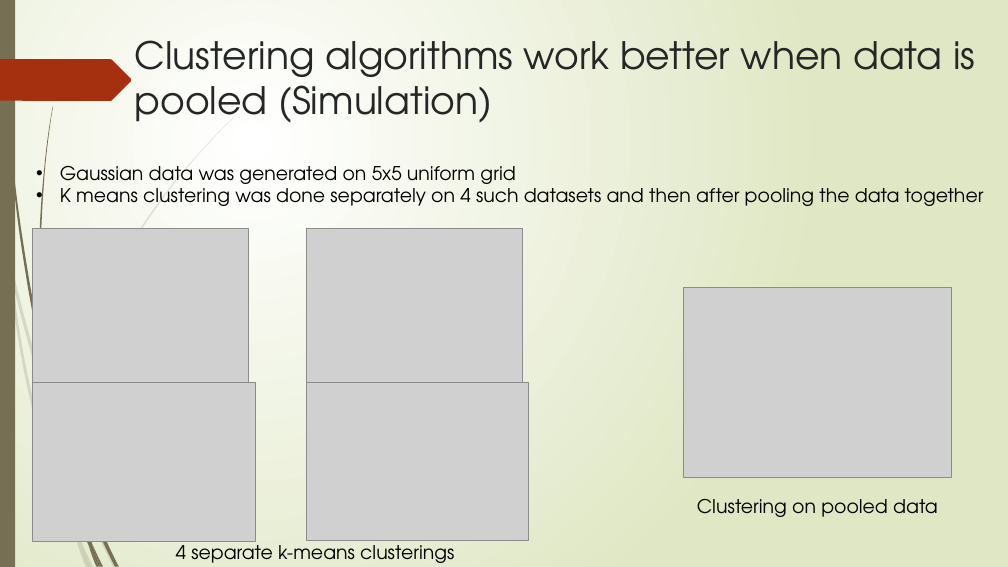
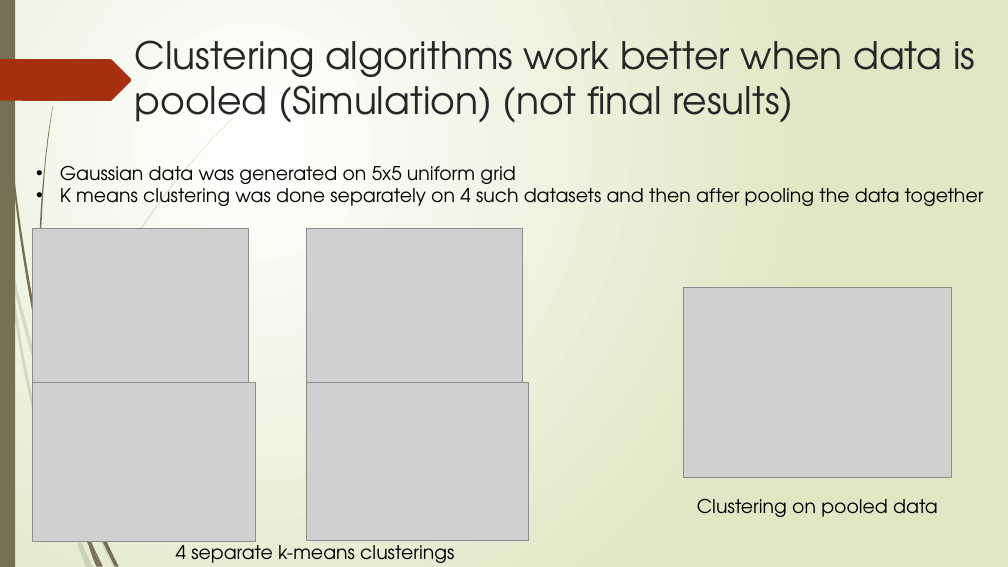
Before and after one commit to ajoshiusc/cortical_parcellation, a slide deck: slide 11 of docs/brain_sync.pptx. Drawn at 1008x567 pixels with LibreOffice and Linux fonts; fonts in the diff are those of the drawing; grey boxes stand for pictures. Boxes give left, top, right and bottom in pixels: in the first picture for what was removed or moved away, otherwise in the second. Text is boxed around its words. In the diff, an @@ line names an element or a change of style, - is before the commit and + after.

```diff
--- a/docs/brain_sync.pptx
+++ b/docs/brain_sync.pptx
@@ title at [135,40,975,123]: text changed @@
-Clustering algorithms work better when data is pooled (Simulation)
+Clustering algorithms work better when data is pooled (Simulation) (not final results)
```
Also in this commit, not shown: 6 other slides changed, 4 slides added, 1 other file.
